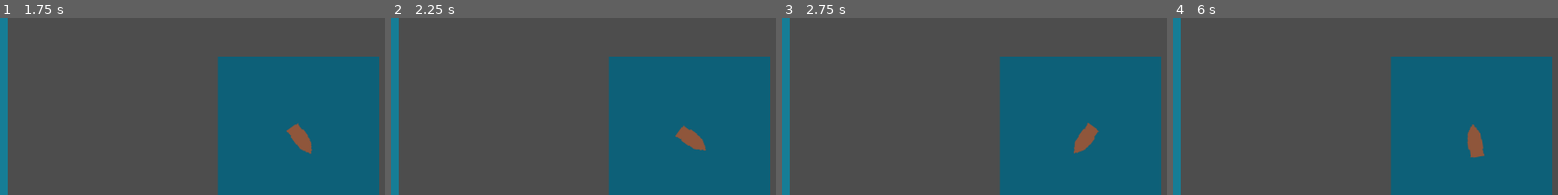
Above: before the commit, frames 1-4 (left to right).
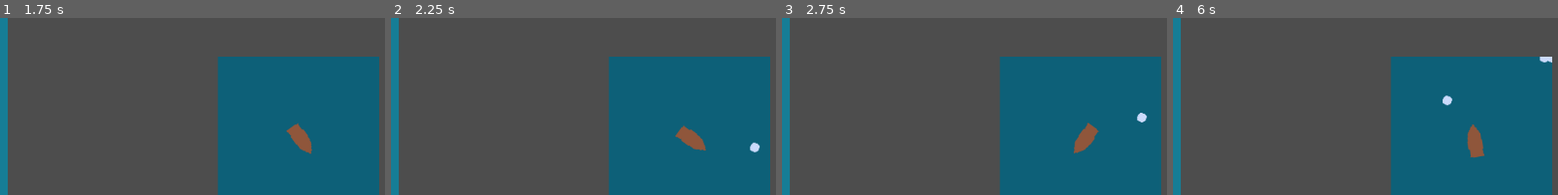
Above: after the commit, the same moments.

Repository: AndyVN2000/k-jam-2024
Game: Godot game, scene res://main.tscn
Same seed, same stepped clock (60 frames per second), same inputs: the game is played once before the commit and once after it.
Inputs:
- Up to frame 1 (1.75 s): hold Right (ui_right) 0.53-1.28 s; tap Enter at 1.25 s; hold Left (ui_left) from 1.28 s (still down)
- Up to frame 2 (2.25 s): release Left (ui_left) at 2.03 s; hold Right (ui_right) from 2.03 s (still down)
- Up to frame 3 (2.75 s): keep holding Right (ui_right)
- Up to frame 4 (6 s): tap Space at 2.75 s; release Right (ui_right) at 3.53 s; hold Left (ui_left) 3.53-5.78 s; tap Enter at 5.75 s; hold Right (ui_right) from 5.78 s (still down)
The pictures show only the part of the screen within x 50-100%, y 16-65%; the shares and areas given below are measured in that part.

Frame 1 is identical in both runs. In frame 2, 0.1% of the frame differs, in the area x 93-96%, y 69-76%; in frame 3, 0.1%; in frame 4, 0.2%, in the area x 70-99%, y 21-50%.

Commit message:
Basic random rock generation on sea map complete

Diff:
--- /dev/null
+++ b/main.gd
@@ -0,0 +1,65 @@
+extends Node
+
+@onready var rock_spawn_location = get_node("RockPath")
+@onready var ship = get_node("SeaMapView/SubViewport/Ship")
+@export var rock_scene: PackedScene
+var score
+var angle_width = deg_to_rad(60)
+
+# Called when the node enters the scene tree for the first time.
+func _ready() -> void:
+	$RockTimer.start()
+
+
+# Called every frame. 'delta' is the elapsed time since the previous frame.
+func _process(delta: float) -> void:
+	pass
+
+
+func global_to_viewport_local(global_position: Vector2) -> Vector2:
+	# Subtract the reference position (manual origin) from the global position
+	var local_position = global_position - $SeaMapView.position
+
+	# Return the local position
+	return local_position
+
+# Should spawn a rock on the sea map
+func _on_rock_timer_timeout() -> void:
+	var rock = rock_scene.instantiate()
+	rock.position = global_to_viewport_local(get_random_point_on_rock_path())
+	rock.visible = true
+	get_node("SeaMapView/SubViewport").add_child(rock)
+
+
+func get_random_point_on_rock_path():
+	var rock_spawn_location = $RockPath/RockSpawnLocation
+	rock_spawn_location.progress_ratio = randf()
+	return rock_spawn_location.position
+
+# NOTE: get_random_point_in_front_of_ship along with get_points_within_angle are fancy methods of
+# 	spawning rocks along the way. Does not work.
+# FIXME: Crashes when rotating the ship. `get_points_within_angle` fails to collect points. Leading
+# 	to an empty `spawn_points` array
+func get_random_point_in_front_of_ship():
+	var spawn_points = get_points_within_angle(ship.position, ship.course, angle_width)
+	var spawn_point = spawn_points.pick_random()
+	return spawn_point
+
+func get_points_within_angle(center: Vector2, direction: Vector2, angle_width: float) -> Array:
+	var points_within_angle = []
+	var curve = rock_spawn_location.curve
+
+	# Precompute cosine of the maximum angle
+	var cos_max_angle = cos(angle_width / 2)
+
+	for i in range(curve.get_point_count()):
+		var point = curve.get_point_position(i)
+		var vector_to_point = (point - center).normalized()
+
+		# Dot product between direction vector and vector to point
+		var dot = direction.dot(vector_to_point)
+
+		# Check if the point lies within the angle range
+		if dot >= cos_max_angle:
+			points_within_angle.append(point)
+	return points_within_angle
--- a/main.tscn
+++ b/main.tscn
@@ -1,7 +1,9 @@
-[gd_scene load_steps=4 format=3 uid="uid://beprj65unhksn"]
+[gd_scene load_steps=6 format=3 uid="uid://beprj65unhksn"]
 
 [ext_resource type="PackedScene" uid="uid://737aqfe5a0mp" path="res://ship_deck_view.tscn" id="1_mbetu"]
+[ext_resource type="Script" path="res://main.gd" id="1_y5gon"]
 [ext_resource type="PackedScene" uid="uid://bfxfddmw86v3l" path="res://right_viewport/sea_map.tscn" id="2_hucxx"]
+[ext_resource type="PackedScene" uid="uid://dqo13aryubtnr" path="res://right_viewport/rock.tscn" id="2_nik6d"]
 
 [sub_resource type="Curve2D" id="Curve2D_c74ci"]
 _data = {
@@ -10,14 +12,20 @@
 point_count = 5
 
 [node name="Main" type="Node"]
+script = ExtResource("1_y5gon")
+rock_scene = ExtResource("2_nik6d")
 
 [node name="ShipDeckView" parent="." instance=ExtResource("1_mbetu")]
 
-[node name="Path2D" type="Path2D" parent="."]
+[node name="RockPath" type="Path2D" parent="."]
 curve = SubResource("Curve2D_c74ci")
 metadata/_edit_group_ = true
 
-[node name="RockSpawnLocation" type="PathFollow2D" parent="Path2D"]
+[node name="RockSpawnLocation" type="PathFollow2D" parent="RockPath"]
 position = Vector2(896, 192)
 
-[node name="SubViewportContainer" parent="." instance=ExtResource("2_hucxx")]
+[node name="SeaMapView" parent="." instance=ExtResource("2_hucxx")]
+
+[node name="RockTimer" type="Timer" parent="."]
+
+[connection signal="timeout" from="RockTimer" to="." method="_on_rock_timer_timeout"]
--- a/right_viewport/sea_map.tscn
+++ b/right_viewport/sea_map.tscn
@@ -4,7 +4,7 @@
 [ext_resource type="PackedScene" uid="uid://dqo13aryubtnr" path="res://right_viewport/rock.tscn" id="2_8usdi"]
 [ext_resource type="Texture2D" uid="uid://bw10dfrvf1o0n" path="res://art/sea_map_texture.png" id="3_jwcv7"]
 
-[node name="SubViewportContainer" type="SubViewportContainer"]
+[node name="SeaMapView" type="SubViewportContainer"]
 anchors_preset = 6
 anchor_left = 1.0
 anchor_top = 0.5
Not shown, changed: backlog.txt
